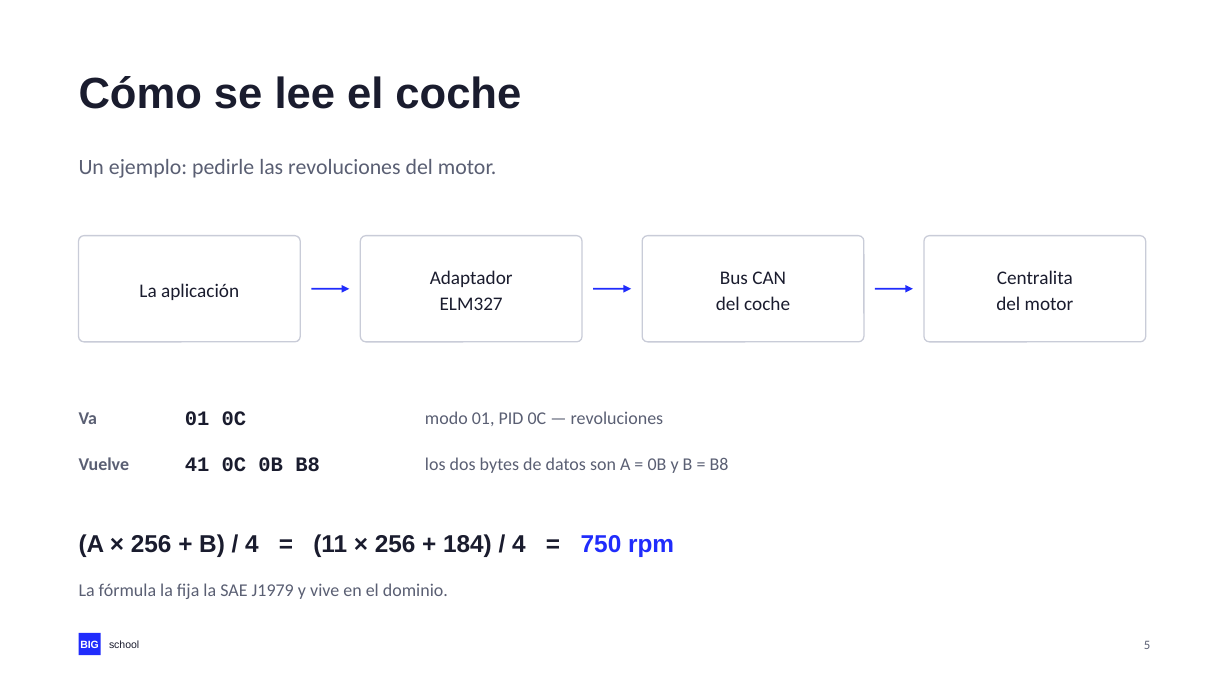
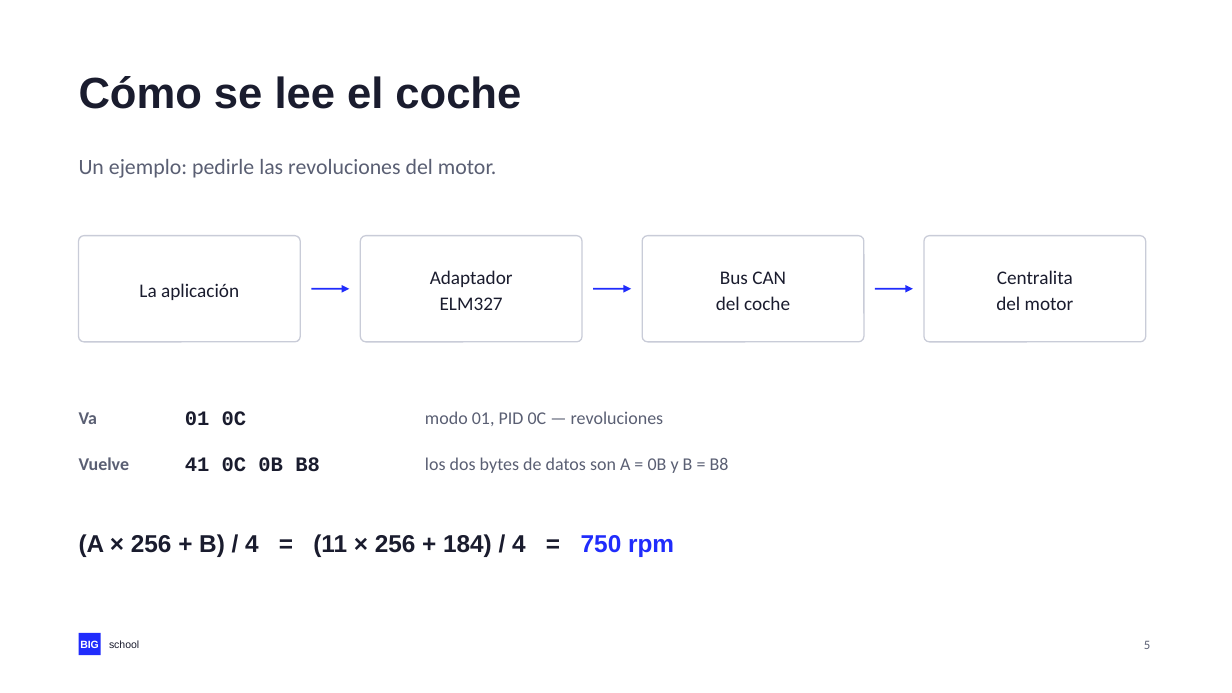
Before and after one commit to NovilloQuinta/intelligent-automotive-diagnostics, a slide deck: slide 5 of docs/presentacion/tfm-intelligent-automotive-diagnostics.pptx. Drawn at 1232x693 pixels with LibreOffice and Linux fonts; fonts in the diff are those of the drawing. Boxes give left, top, right and bottom in pixels: in the first picture for what was removed or moved away, otherwise in the second. Text is boxed around its words. In the diff, an @@ line names an element or a change of style, - is before the commit and + after.

```diff
--- a/docs/presentacion/tfm-intelligent-automotive-diagnostics.pptx
+++ b/docs/presentacion/tfm-intelligent-automotive-diagnostics.pptx
@@ text removed at bbox=[79, 583, 448, 599] @@
-La fórmula la fija la SAE J1979 y vive en el dominio.
```
Also in this commit, not shown: 3 other slides changed, 1 other file.
